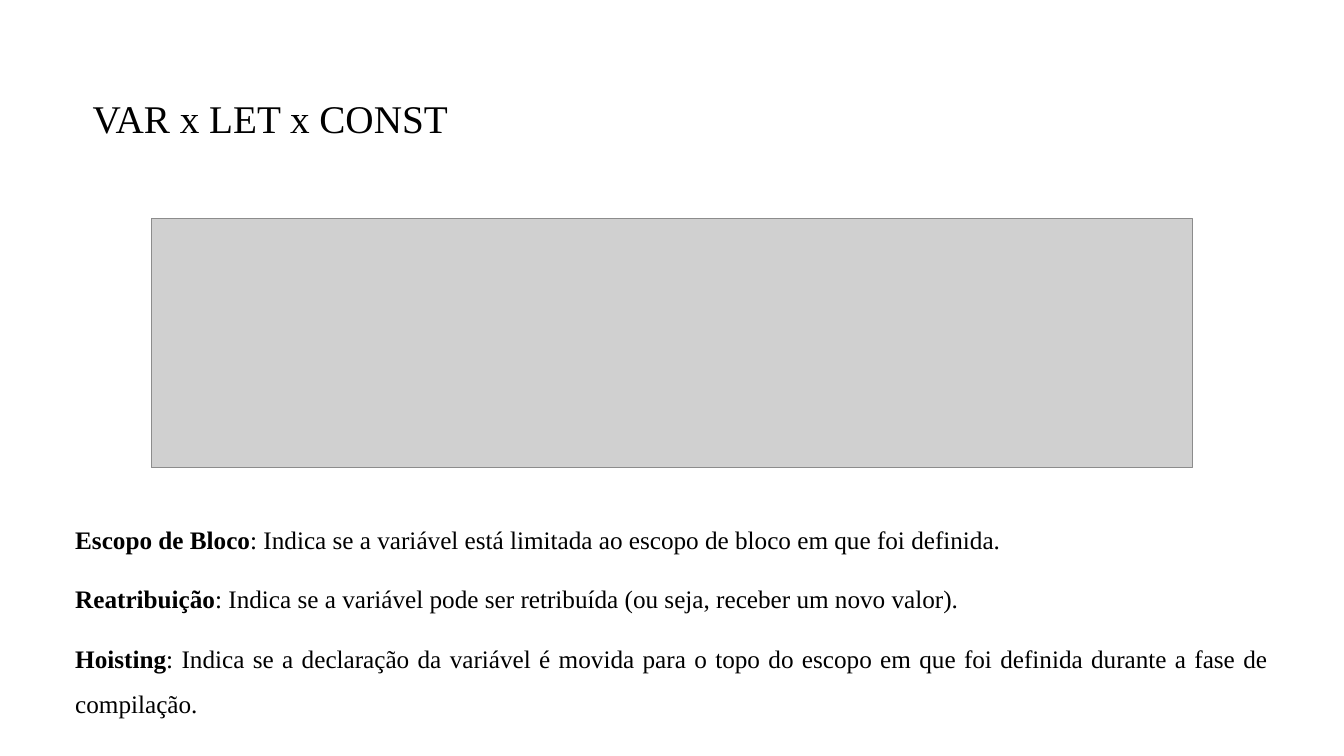
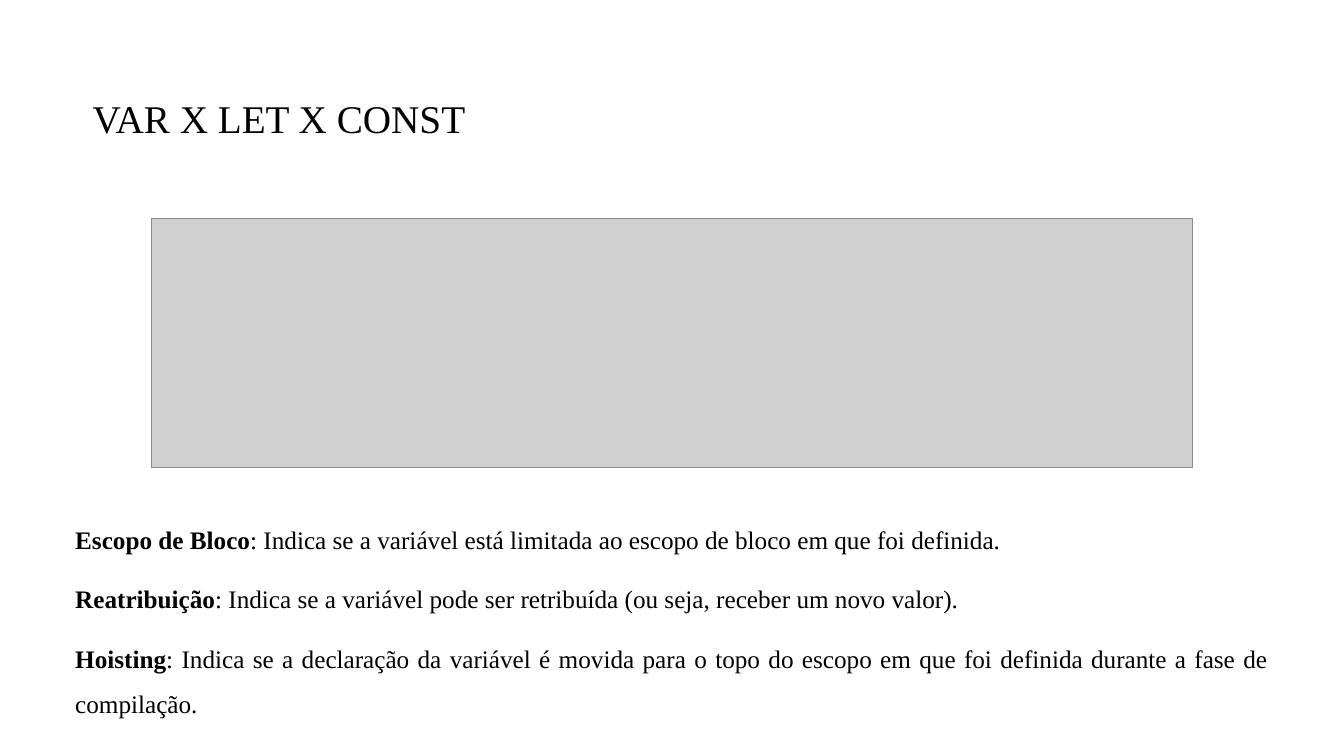
Before and after one commit to PedroMiho/Logica-de-Programacao, a slide deck: slide 13 of Módulo 02 - JavaScript/Aula 12 - Introdução ao JS/Introdução ao JS.pptx. Drawn at 1344x756 pixels with LibreOffice and Linux fonts; fonts in the diff are those of the drawing; grey boxes stand for pictures; background and template pictures are left out. Boxes give left, top, right and bottom in pixels: in the first picture for what was removed or moved away, otherwise in the second. Text is boxed around its words. In the diff, an @@ line names an element or a change of style, - is before the commit and + after.

```diff
--- a/Módulo 02 - JavaScript/Aula 12 - Introdução ao JS/Introdução ao JS.pptx
+++ b/Módulo 02 - JavaScript/Aula 12 - Introdução ao JS/Introdução ao JS.pptx
@@ title at [93,107,465,134]: text changed @@
-VAR x LET x CONST
+VAR X LET X CONST
```
Also in this commit, not shown: 3 other slides changed, 3 slides added, 4 slides removed, 9 other files.
